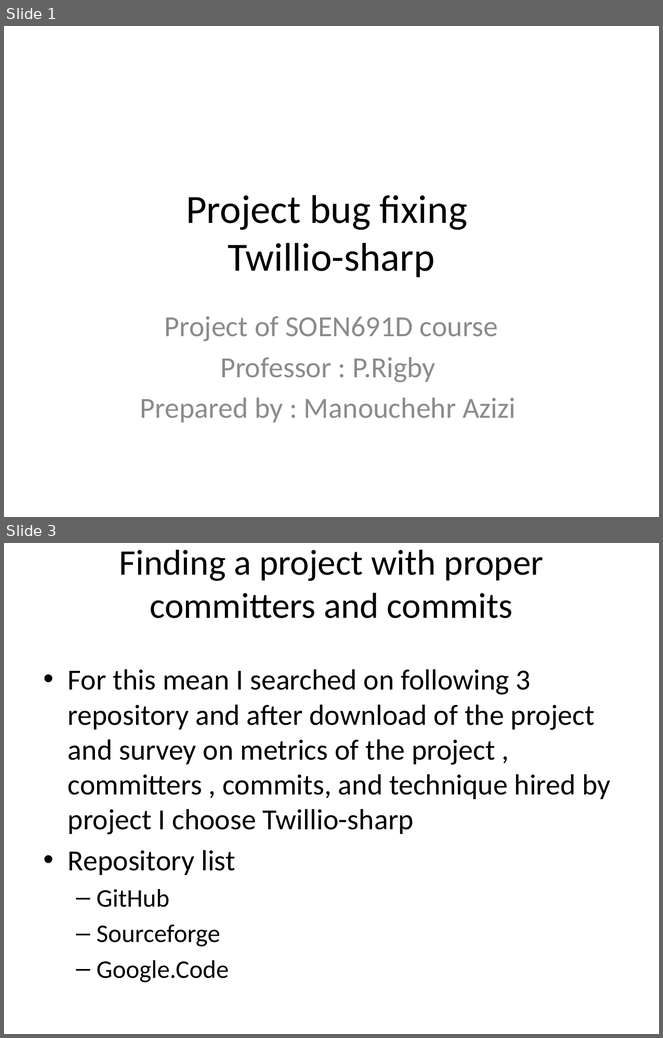
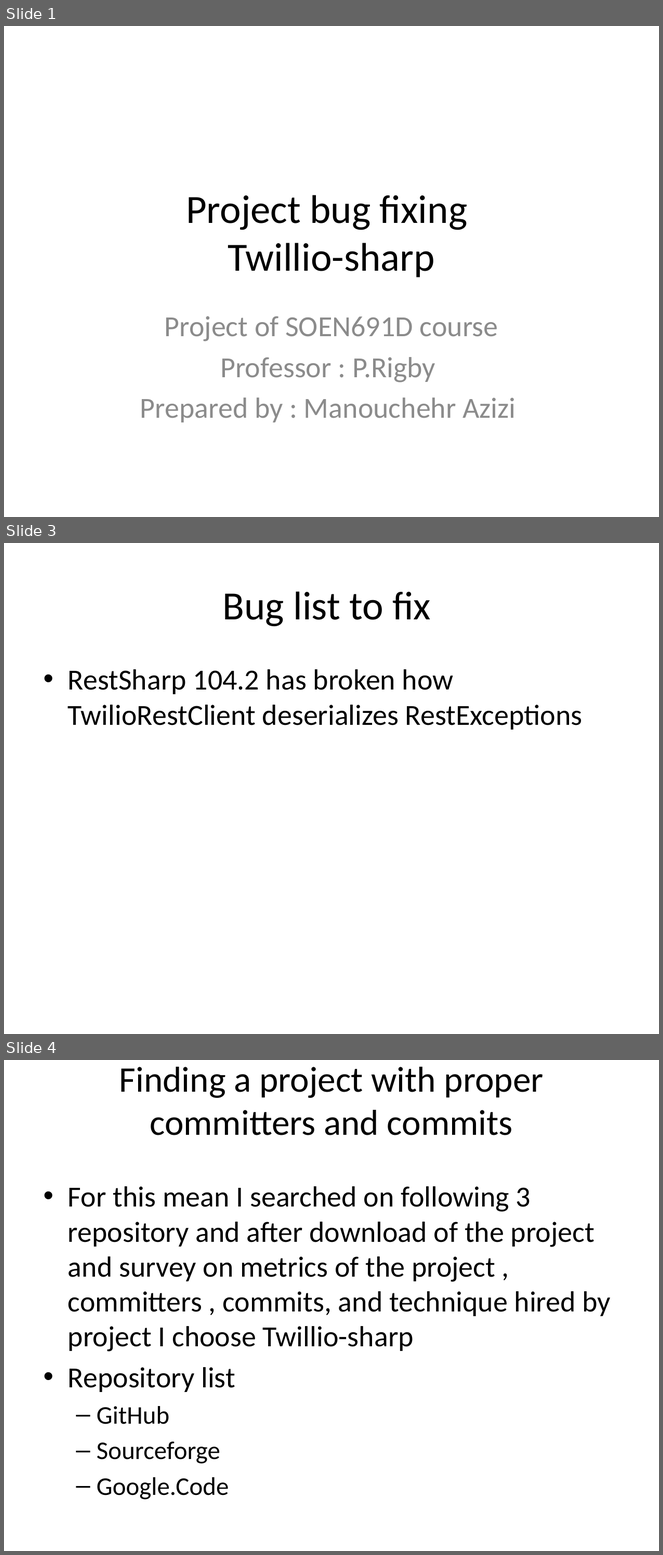
Before and after one commit to manouchehr/SOEN691_AZIZI, a slide deck: Architecture/ReadMe.pptx. Shown one above the other, each under a label of ours: slides 1 and 3 before the commit, slides 1, 3 and 4 after it; the slides between them are not shown. The pictures are 663x1038 and 663x1555 pixels, drawn with LibreOffice and Linux fonts; fonts in the diff are those of the drawing. Boxes give left, top, right and bottom in pixels: in the first picture for what was removed or moved away, otherwise in the second. Text is boxed around its words. In the diff, an @@ line names an element or a change of style, - is before the commit and + after.

```diff
--- a/Architecture/ReadMe.pptx
+++ b/Architecture/ReadMe.pptx
@@ slide 3 added at bbox=[4, 543, 659, 1034], background #FFFFFF @@
@@ title added at bbox=[223, 591, 431, 627], 44 pt, text #000000 @@
+Bug list to fix
@@ text added at bbox=[68, 669, 582, 730], 32 pt, text #000000 @@
+• RestSharp 104.2 has broken how TwilioRestClient deserializes RestExceptions
@@ what was slide 3 is now slide 4 @@
```
Also in this commit, not shown: 1 slide changed, 8 other slides added, 1 slide removed, 1 other file.
